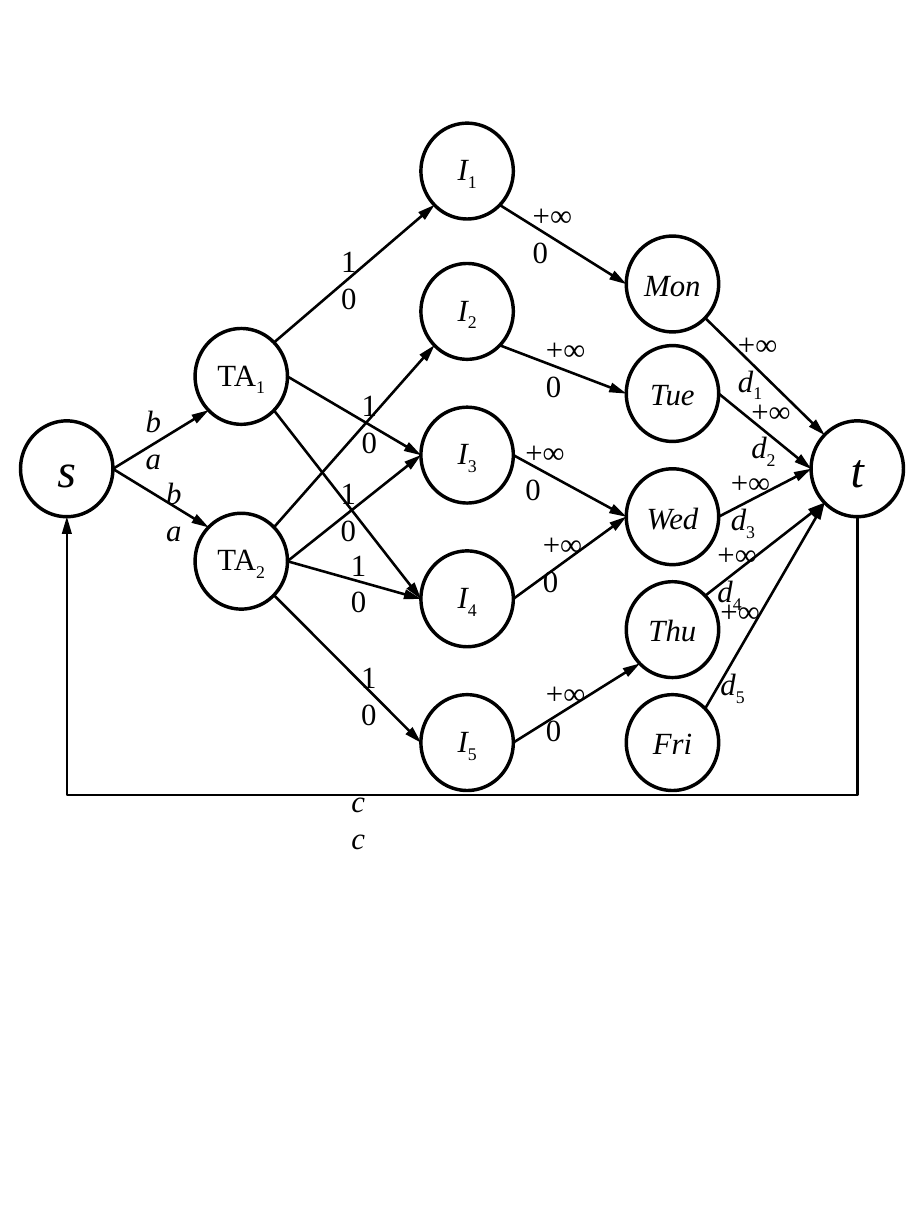
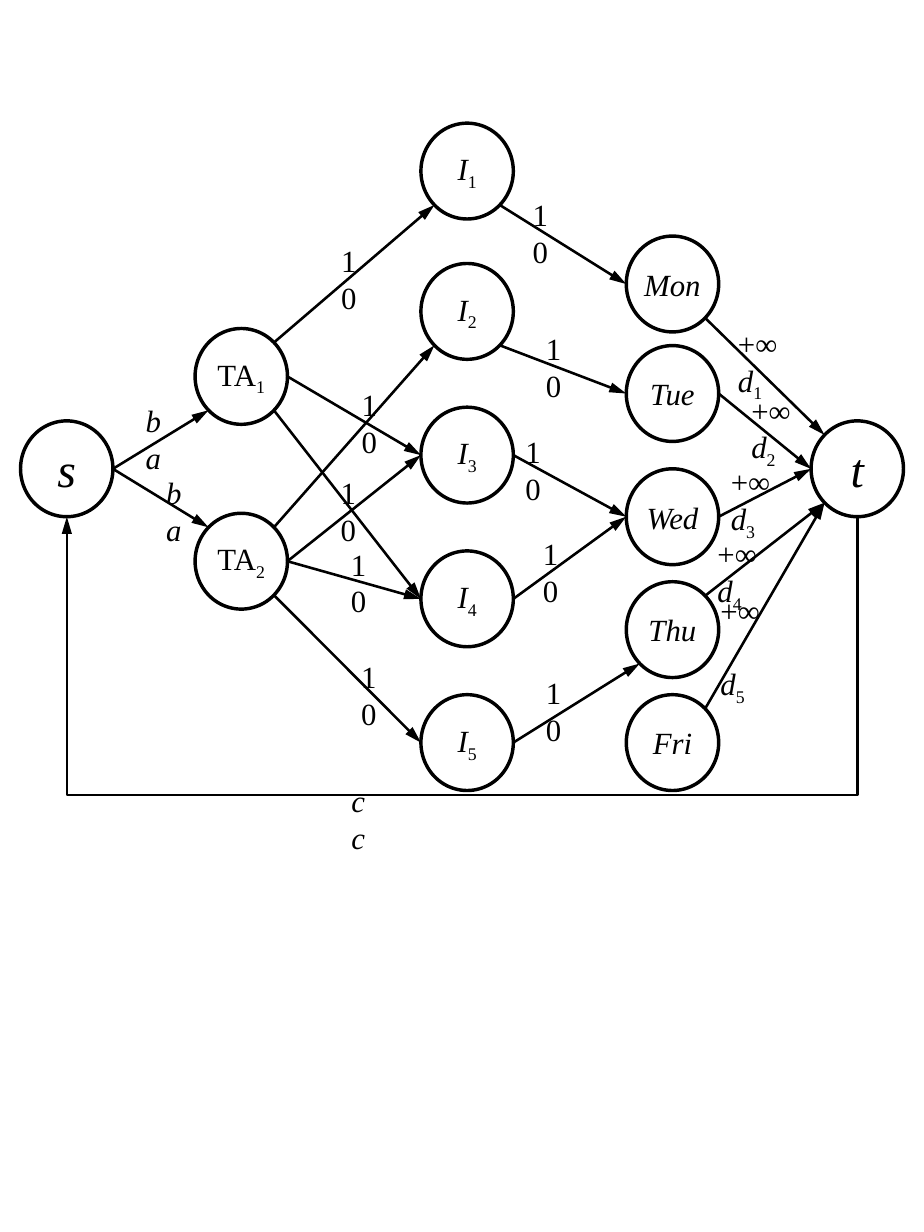
Before and after one commit to qaimmaknojia/fulinyuntools, a slide deck: slide 2 of compalgo/ps6/7.28.pptx. Drawn at 924x1232 pixels with LibreOffice and Linux fonts; fonts in the diff are those of the drawing. Boxes give left, top, right and bottom in pixels: in the first picture for what was removed or moved away, otherwise in the second. Text is boxed around its words. In the diff, an @@ line names an element or a change of style, - is before the commit and + after.

```diff
--- a/compalgo/ps6/7.28.pptx
+++ b/compalgo/ps6/7.28.pptx
@@ text at (x1=533, y1=205, x2=548, y2=233): text changed @@
-+∞
+1
@@ text at (x1=546, y1=339, x2=561, y2=366): text changed @@
-+∞
+1
@@ text at (x1=525, y1=442, x2=540, y2=469): text changed @@
-+∞
+1
@@ text "1" moved from (x1=543, y1=568, x2=558, y2=593) to (x1=543, y1=544, x2=558, y2=603) @@
@@ text at (x1=543, y1=544, x2=558, y2=571): text changed @@
-+∞
+1
@@ text at (x1=546, y1=683, x2=561, y2=704): text changed @@
-+∞
+1
```
Also in this commit, not shown: 1 other slide changed, 1 other file.
